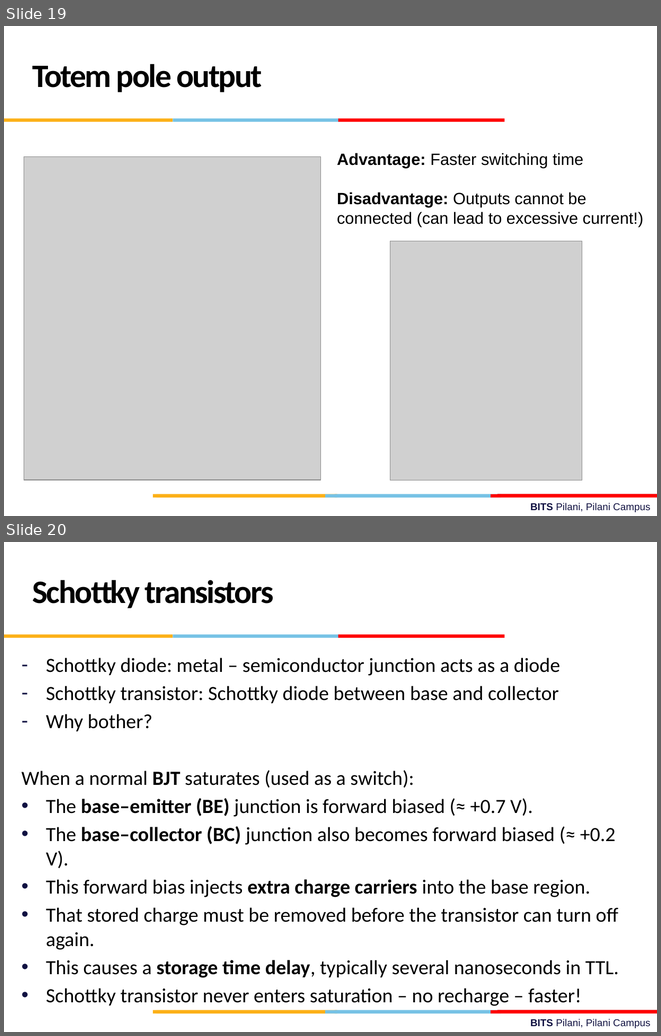
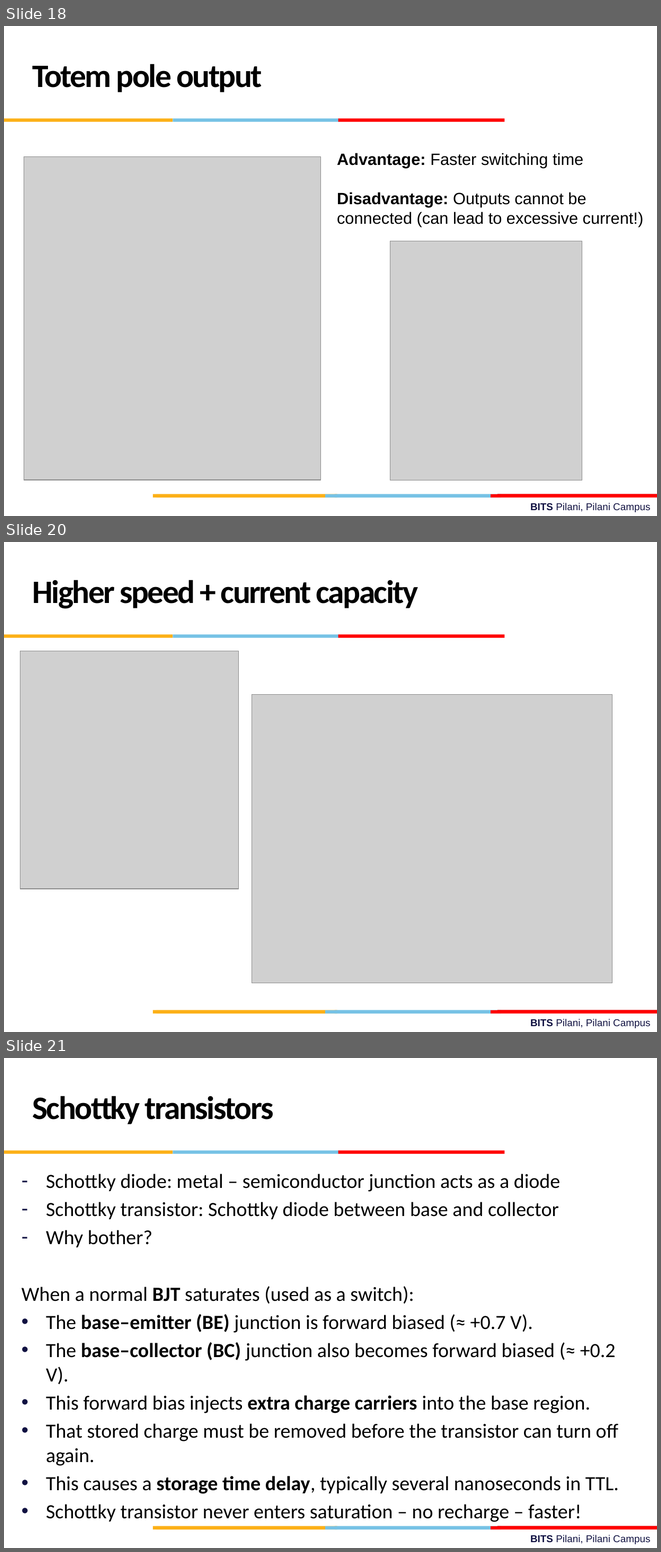
Before and after one commit to csndl-iitd/f2152025, a slide deck: Lec-28-29.pptx. Shown one above the other, each under a label of ours: slides 19 and 20 before the commit, slides 18, 20 and 21 after it; the slides between them are not shown. The pictures are 661x1036 and 661x1552 pixels, drawn with LibreOffice and Linux fonts; fonts in the diff are those of the drawing; grey boxes stand for pictures; background and template pictures are left out. Boxes give left, top, right and bottom in pixels: in the first picture for what was removed or moved away, otherwise in the second. Text is boxed around its words. In the diff, an @@ line names an element or a change of style, - is before the commit and + after.

```diff
--- a/Lec-28-29.pptx
+++ b/Lec-28-29.pptx
@@ slide 20 added at [4, 542, 657, 1032], background #FFFFFF; not listed: 10 template elements that a slide beside it also shows @@
@@ text added at [32, 580, 418, 609], 36 pt, text #000000, bold @@
+Higher speed + current capacity
@@ picture added at [20, 651, 238, 889] @@
@@ picture added at [252, 694, 612, 983] @@
@@ what was slide 19 is now slide 18 @@
@@ what was slide 20 is now slide 21 @@
```
Also in this commit, not shown: 1 slide changed, 1 other slide added, 1 other file.
